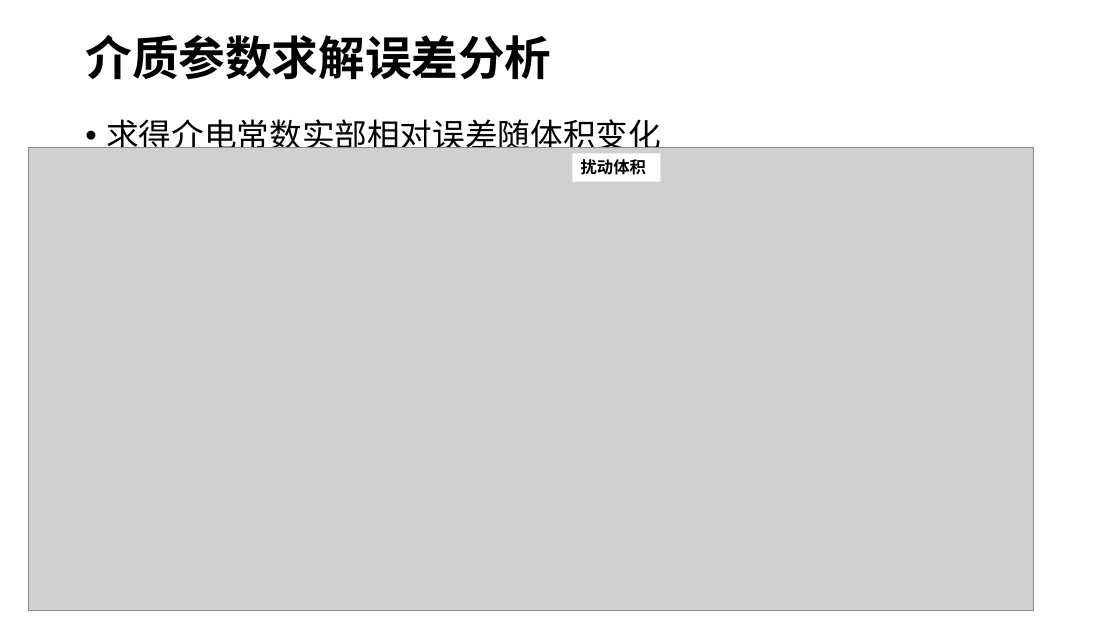
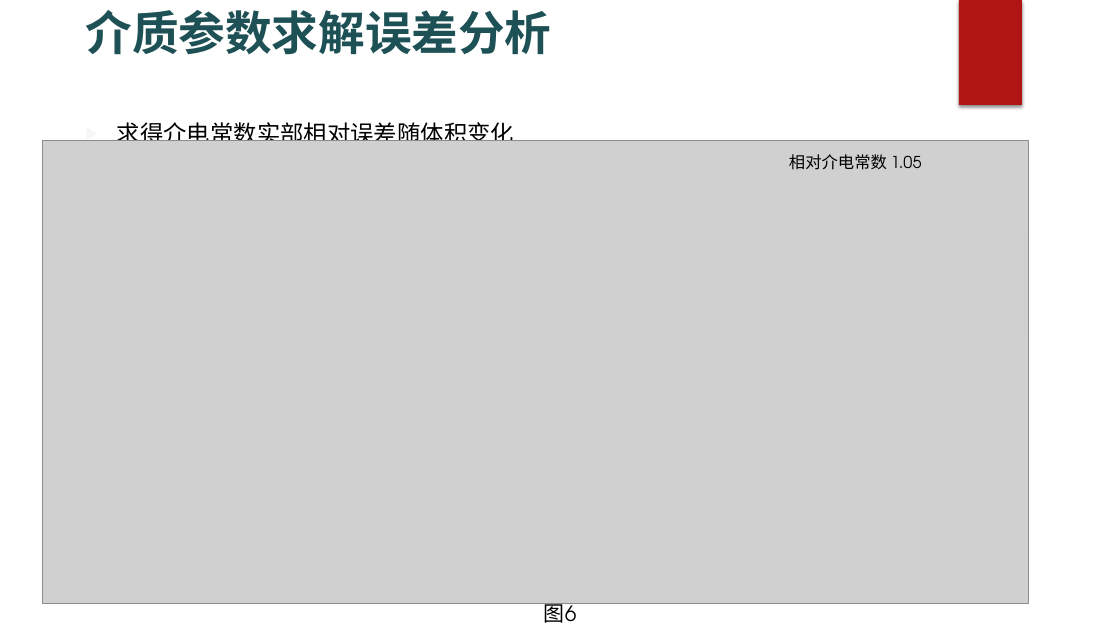
Before and after one commit to ddomax/presentation, a slide deck: slide 13 of 微波谐振腔.pptx. Drawn at 1120x630 pixels with LibreOffice and Linux fonts; fonts in the diff are those of the drawing; grey boxes stand for pictures; background and template pictures are left out. Boxes give left, top, right and bottom in pixels: in the first picture for what was removed or moved away, otherwise in the second. Text is boxed around its words. In the diff, an @@ line names an element or a change of style, - is before the commit and + after.

```diff
--- a/微波谐振腔.pptx
+++ b/微波谐振腔.pptx
@@ title "介质参数求解误差分析" at [85,10,551,55]: text colour #000000 to #1E5155; line spacing 0.9 to 1; vertical alignment middle to top @@
@@ rectangle added at [959,0,1022,105], fill #B01513 @@
@@ text "求得介电常数实部相对误差随体积变化" at [117,119,514,141]: size 28 to 20 pt, font Noto Sans CJK SC to TeX Gyre Adventor; bullet • to ▶; line spacing 0.9 to 1 @@
@@ picture: place and size @@
-picture at [29,147,1034,610]
+picture at [43,140,1028,603]
@@ rectangle removed at [572,154,660,182] @@
-扰动体积
@@ text added at [789,154,922,170], 14 pt, text #000000 @@
+相对介电常数 1.05
@@ ellipse added at [791,154,1049,413], fill gradient #F3F3F3 @@
@@ text added at [544,603,577,626], 18 pt, text #000000 @@
+图6
```
Also in this commit, not shown: 15 other slides changed, 1 slide added, 2 slides removed.
